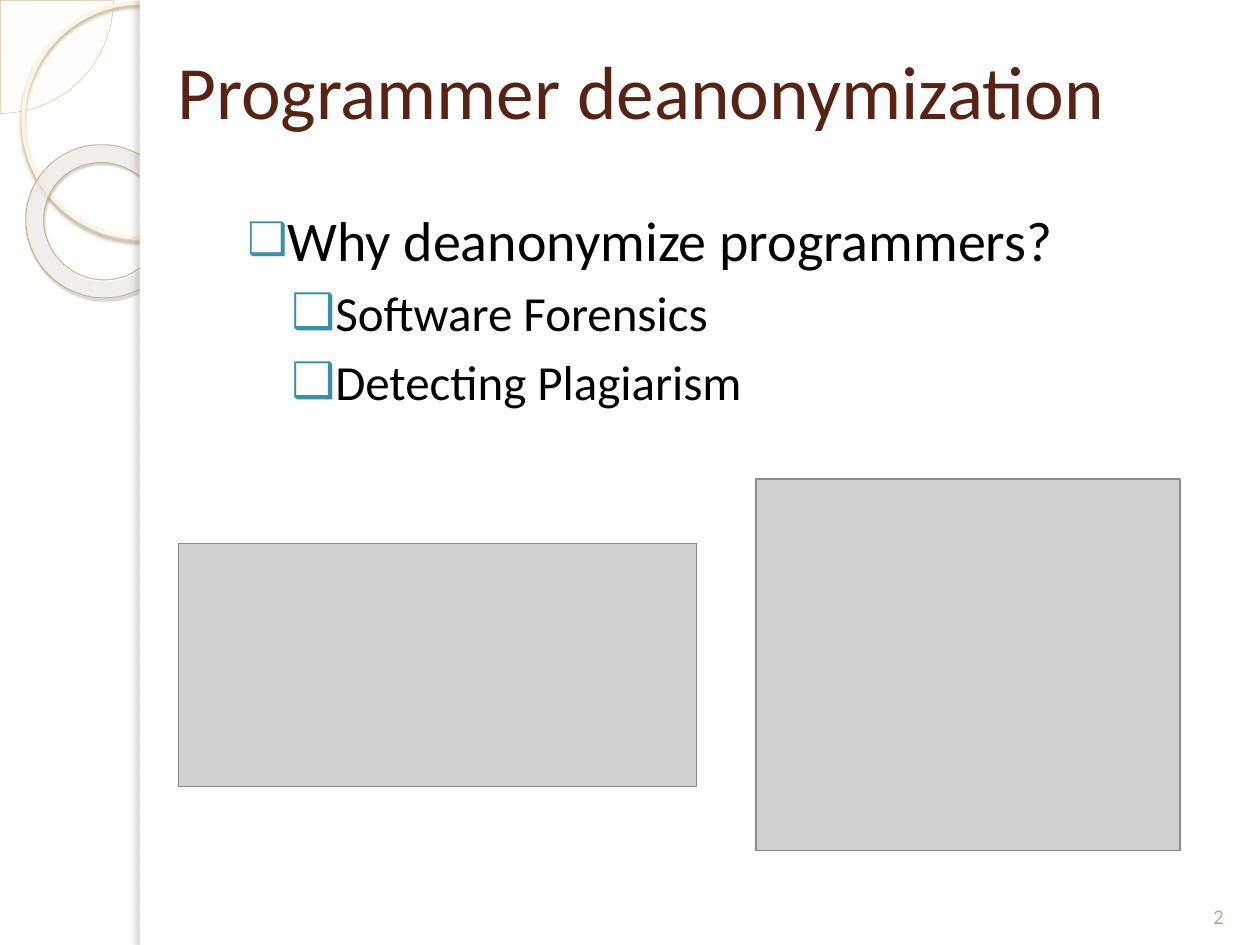
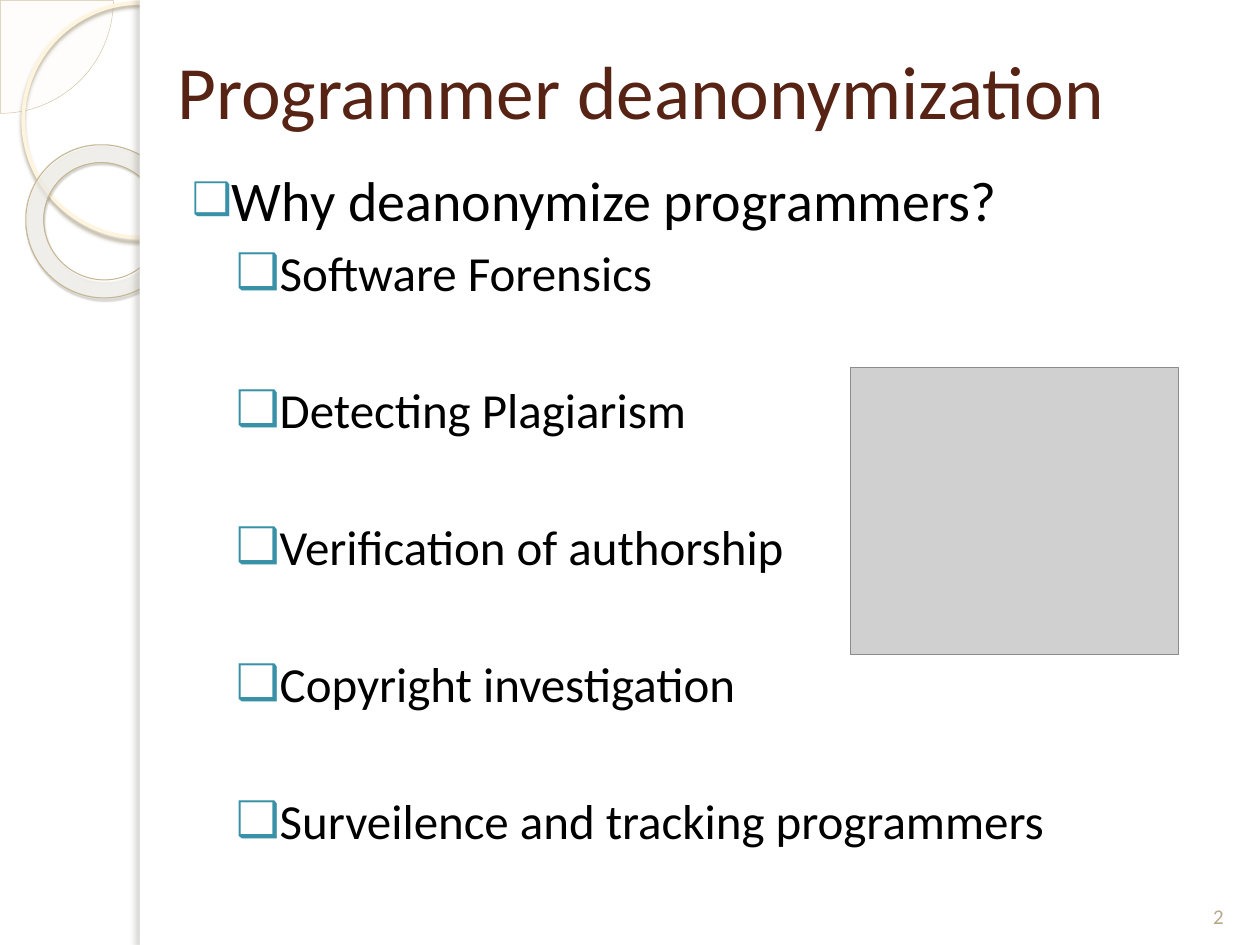
Before and after one commit to Yasin55189/SPL-1, a slide deck: slide 2 of final presentation.pptx. Drawn at 1260x945 pixels with LibreOffice and Linux fonts; fonts in the diff are those of the drawing; grey boxes stand for pictures; background and template pictures are left out. Boxes give left, top, right and bottom in pixels: in the first picture for what was removed or moved away, otherwise in the second. Text is boxed around its words. In the diff, an @@ line names an element or a change of style, - is before the commit and + after.

```diff
--- a/final presentation.pptx
+++ b/final presentation.pptx
@@ text "Why deanonymize programmers?": place and size @@
-text "Why deanonymize programmers?" at box(287, 222, 1052, 409)
+text "Why deanonymize programmers?" at box(232, 182, 1044, 848)
@@ picture: place and size @@
-picture at box(756, 479, 1181, 850)
+picture at box(850, 368, 1179, 655)
@@ text at box(280, 531, 1044, 848): paragraphs added @@
+  ❑ Verification of authorship
+  ❑ Copyright investigation
+  ❑ Surveilence and tracking programmers
@@ picture removed at box(179, 543, 697, 786) @@
```
Also in this commit, not shown: 5 other slides changed, 1 slide added, 2 slides removed.
